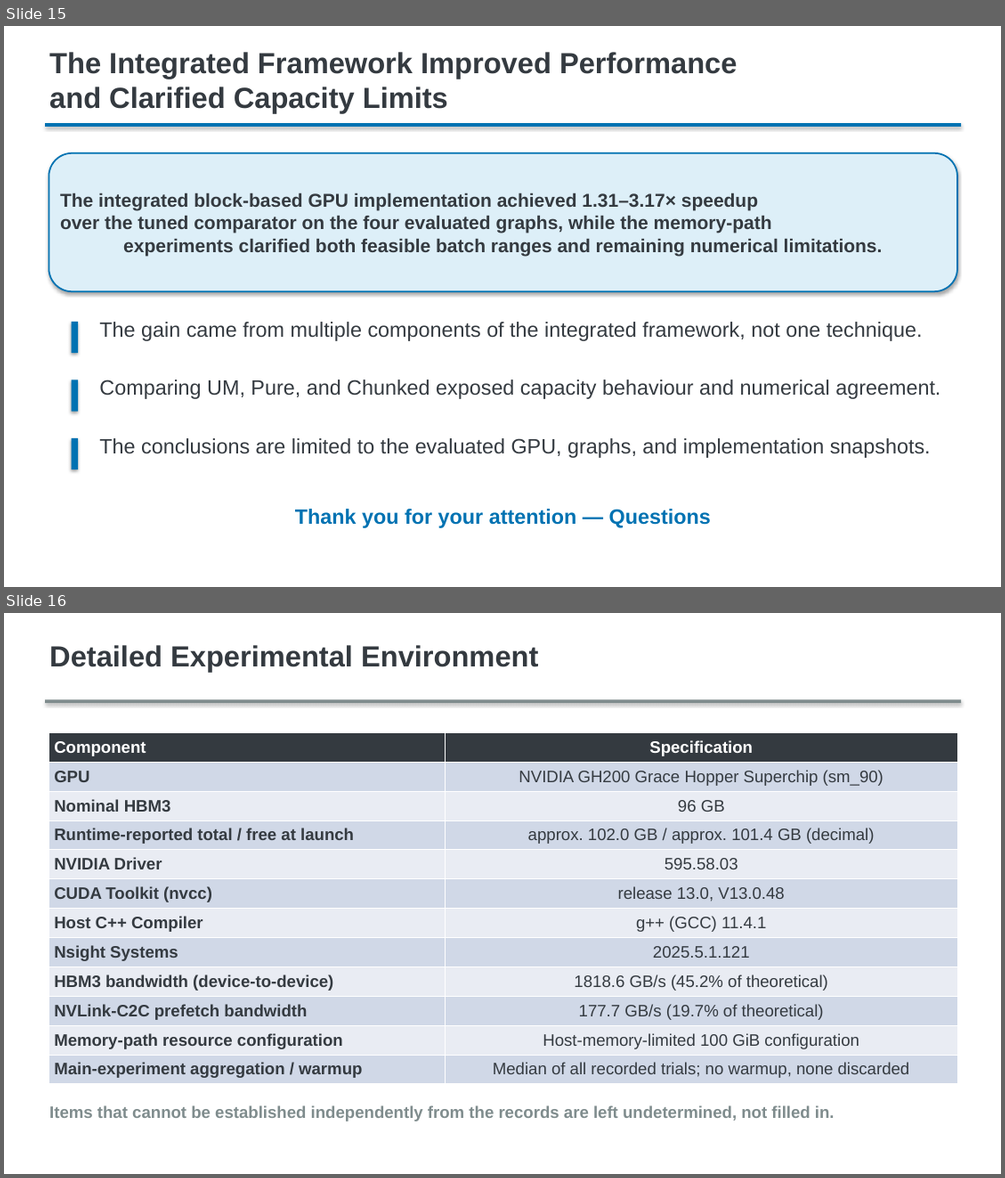
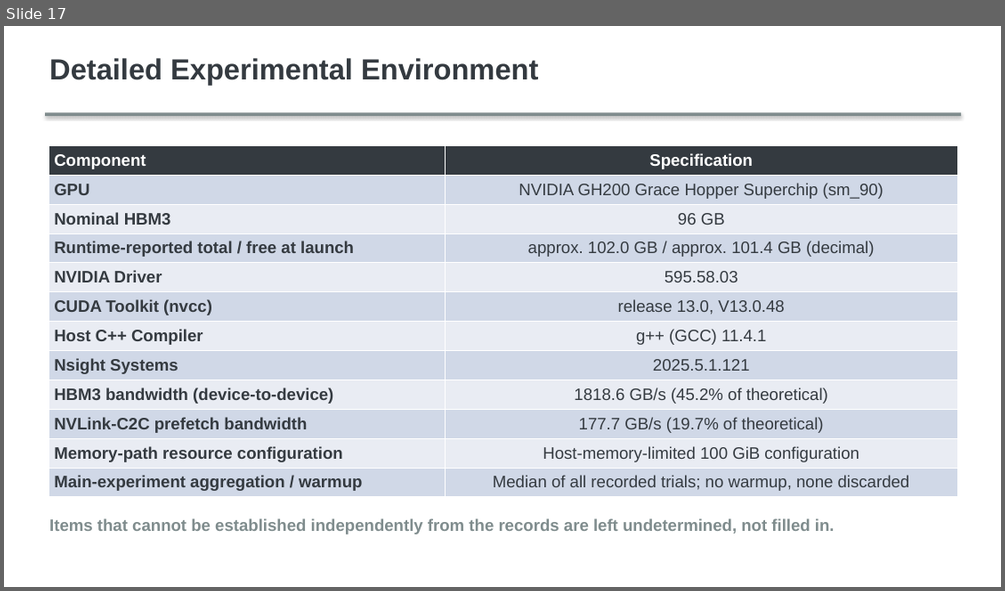
Before and after one commit to m5291091/lab, a slide deck: thesis_bc_project/docs/thesis/presentation/editable/master_thesis_presentation_v1.pptx. Shown one above the other, each under a label of ours: slides 15 and 16 before the commit, slide 17 after it. The pictures are 1005x1178 and 1005x591 pixels, drawn with LibreOffice and Linux fonts; fonts in the diff are those of the drawing. Boxes give left, top, right and bottom in pixels: in the first picture for what was removed or moved away, otherwise in the second. Text is boxed around its words. In the diff, an @@ line names an element or a change of style, - is before the commit and + after.

```diff
--- a/thesis_bc_project/docs/thesis/presentation/editable/master_thesis_presentation_v1.pptx
+++ b/thesis_bc_project/docs/thesis/presentation/editable/master_thesis_presentation_v1.pptx
@@ slide 15 removed at (4,26,1001,587), background #FFFFFF @@
@@ text removed at (49,52,737,113) @@
-The Integrated Framework Improved Performance
-and Clarified Capacity Limits
@@ rectangle removed at (45,123,961,127) @@
@@ rounded rectangle removed at (48,153,957,291) @@
-The integrated block-based GPU implementation achieved 1.31–3.17× speedup
-over the tuned comparator on the four evaluated graphs, while the memory-path
-experiments clarified both feasible batch ranges and remaining numerical limitations.
@@ rectangle removed at (72,321,78,353) @@
@@ text removed at (99,321,922,341) @@
-The gain came from multiple components of the integrated framework, not one technique.
@@ rectangle removed at (72,379,78,411) @@
@@ text removed at (99,379,940,399) @@
-Comparing UM, Pure, and Chunked exposed capacity behaviour and numerical agreement.
@@ rectangle removed at (72,438,78,469) @@
@@ text removed at (99,438,930,458) @@
-The conclusions are limited to the evaluated GPU, graphs, and implementation snapshots.
@@ text removed at (295,508,711,528) @@
-Thank you for your attention — Questions
@@ what was slide 16 is now slide 17 @@
```
Also in this commit, not shown: 14 slides changed, 6 slides added, 4 other slides removed, 5 other files.
